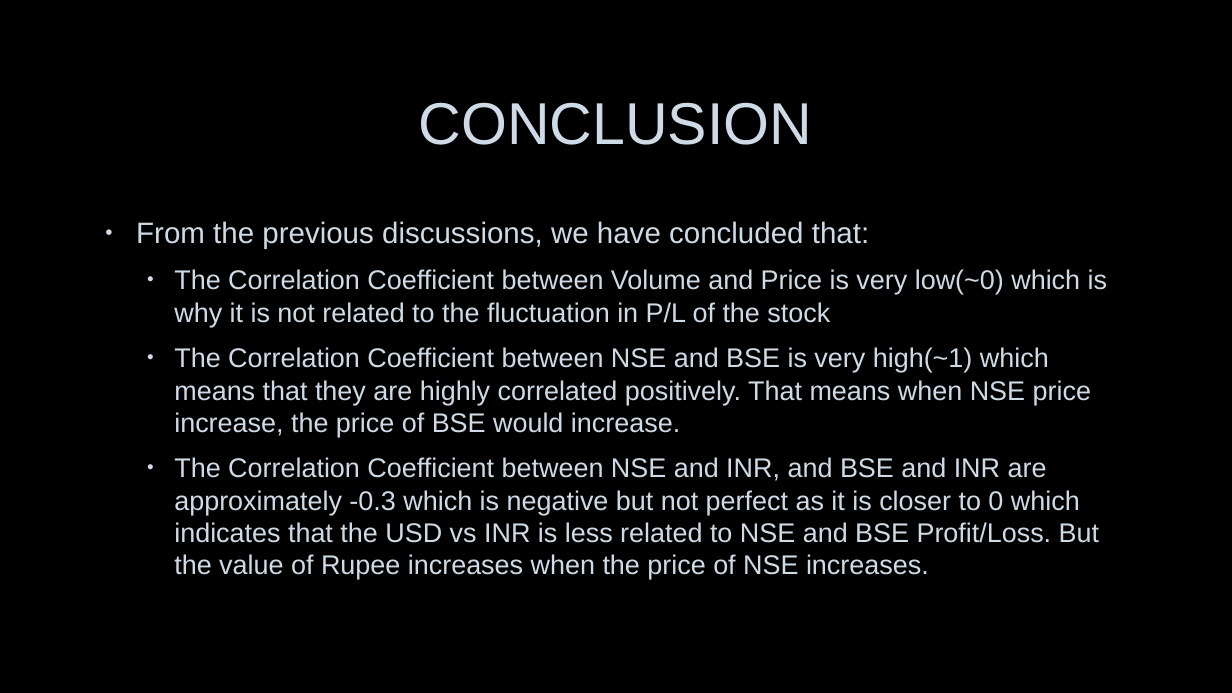
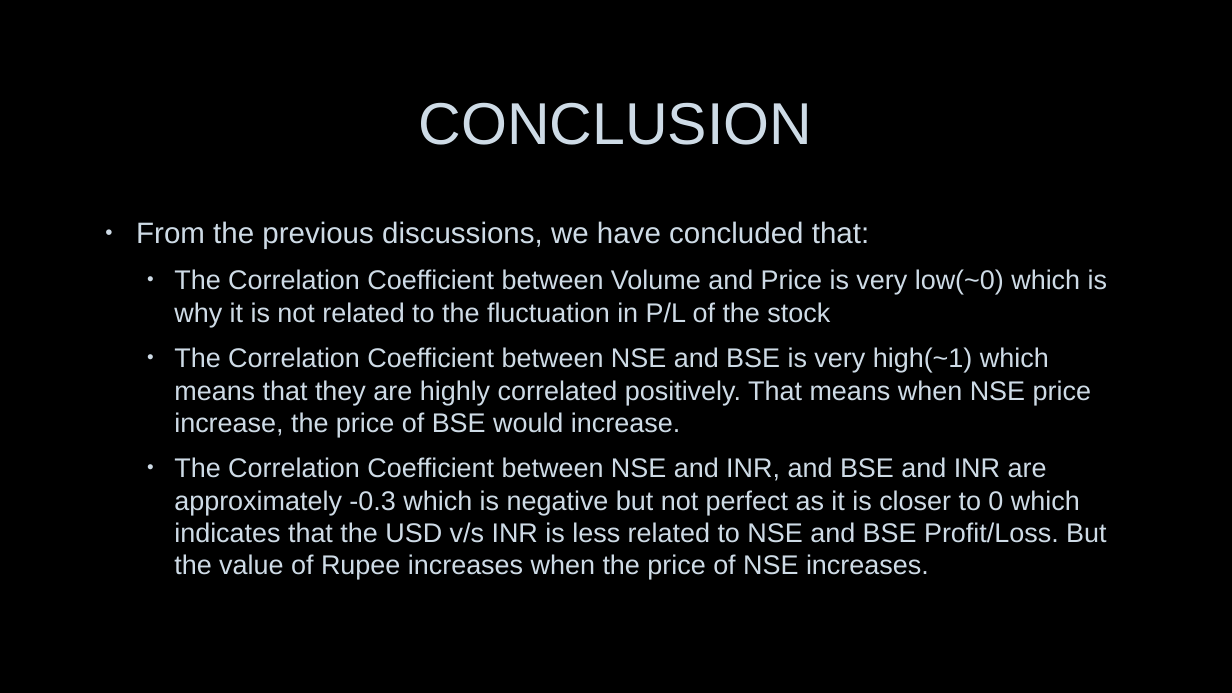
Before and after one commit to abhi-824/probability_stats, a slide deck: slide 21 of ps_project_abhinandan_sharma_2k19mc005_chetan_2k19mc034.pptx. Drawn at 1232x693 pixels with LibreOffice and Linux fonts; fonts in the diff are those of the drawing; background and template pictures are left out. Boxes give left, top, right and bottom in pixels: in the first picture for what was removed or moved away, otherwise in the second. Text is boxed around its words. In the diff, an @@ line names an element or a change of style, - is before the commit and + after.

```diff
--- a/ps_project_abhinandan_sharma_2k19mc005_chetan_2k19mc034.pptx
+++ b/ps_project_abhinandan_sharma_2k19mc005_chetan_2k19mc034.pptx
@@ text at <box>174,457,1106,579</box>: text changed @@
-  • The Correlation Coefficient between NSE and INR, and BSE and INR are approximately -0.3 which is negative but not perfect as it is closer to 0 which indicates that the USD vs INR is less related to NSE and BSE Profit/Loss. But the value of Rupee increases when the price of NSE increases.
+  • The Correlation Coefficient between NSE and INR, and BSE and INR are approximately -0.3 which is negative but not perfect as it is closer to 0 which indicates that the USD v/s INR is less related to NSE and BSE Profit/Loss. But the value of Rupee increases when the price of NSE increases.
```
Also in this commit, not shown: 7 other slides changed, 1 slide added, 1 other file.
